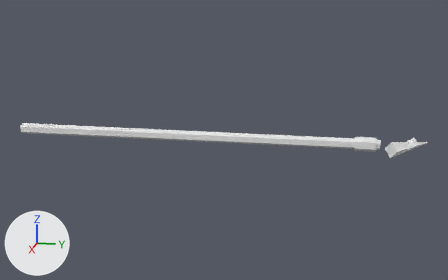
Renders of the glTF model models/spear.glb from each side of a commit.
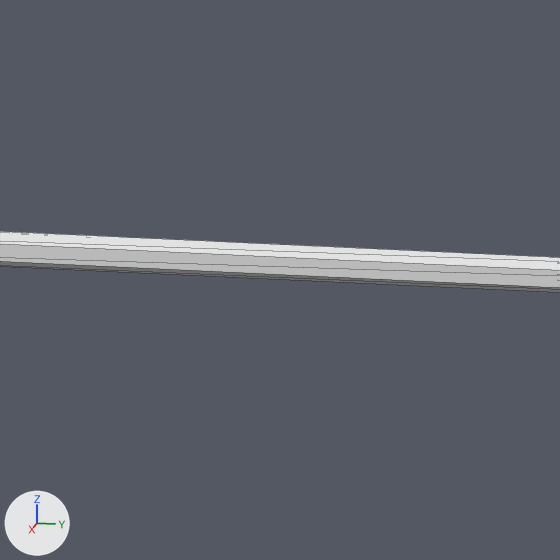
Each version appears first whole from a camera (50 mm lens) standing at (2.32, 1.045, 0.57) and looking at (0.0, 0.581, -0.01), and next in a close-up on the part from 22% to 59% of the width and 21% to 80% of the height. Every picture has the same lights, and +X, +Y and +Z are marked at lower left. The older version's two pictures come first. The close-ups show mesh edges as thin lines. Where no turn or scale is listed for an object, it has been applied to the vertices.

Objects in the first close-up: 'Shaft'.
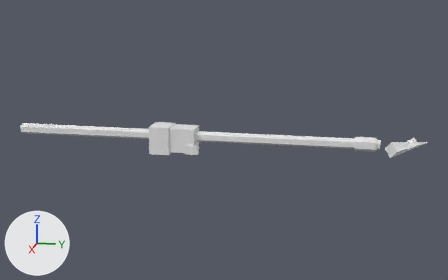
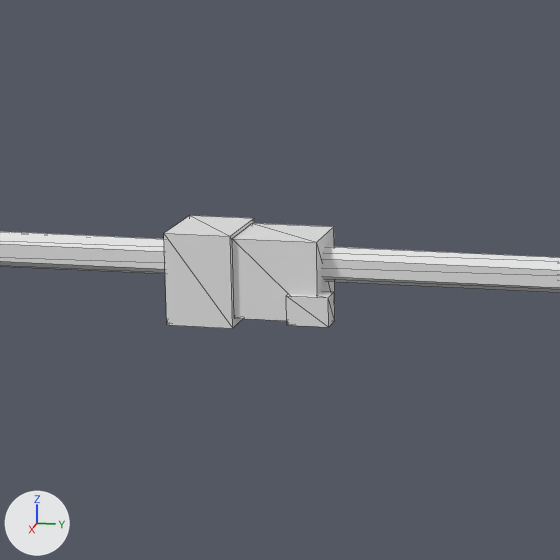
Pixel boxes (x1, y1, x2, y2) of what changed, in the close-ups (560 x 560 px):
'HandFist', added
    after: (232, 223, 335, 321)
'HandCuff', added
    after: (164, 215, 254, 328)
'HandThumb', added
    after: (286, 291, 335, 327)

The change, as a list of edits to the scene's bpy script:
```text
Add me_handthumb:
    me_handthumb.from_pydata(...)  # a box spanning x -0.015..0.015, y -0.025..0.025, z -0.0175..0.0175
Add me_handfist:
    me_handfist.from_pydata(...)  # a box spanning x -0.0425..0.0425, y -0.05..0.05, z -0.0475..0.0475
Add me_handcuff:
    me_handcuff.from_pydata(...)  # a box spanning x -0.05..0.05, y -0.04..0.04, z -0.055..0.055
Add ob_handthumb:
    ob_handthumb = bpy.data.objects.new('HandThumb', me_handthumb)
    ob_handthumb.location = (0.035, 0.46, -0.045)
Add ob_handfist:
    ob_handfist = bpy.data.objects.new('HandFist', me_handfist)
    ob_handfist.location = (0.0, 0.42, -0.012)
Add ob_handcuff:
    ob_handcuff = bpy.data.objects.new('HandCuff', me_handcuff)
    ob_handcuff.location = (0.0, 0.33, -0.015)
```
